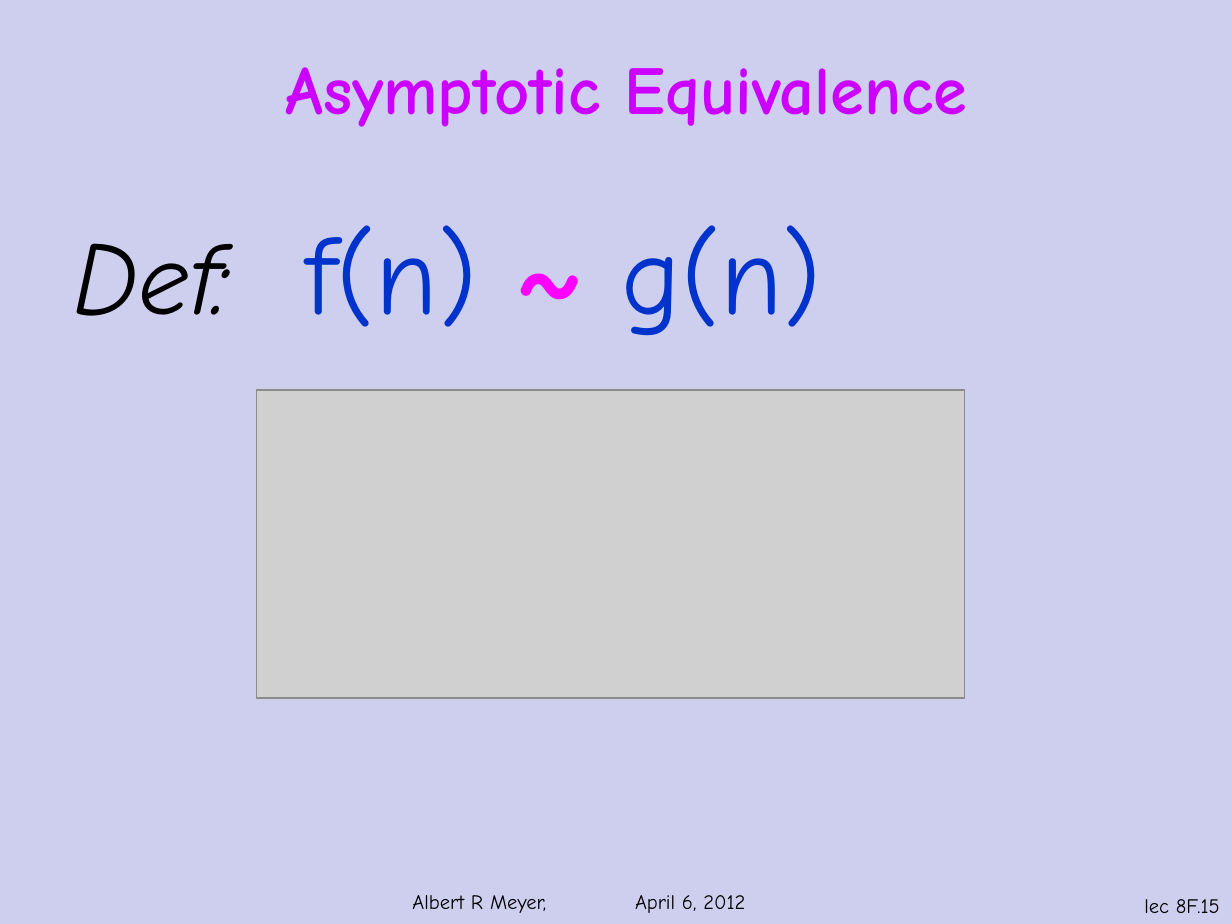
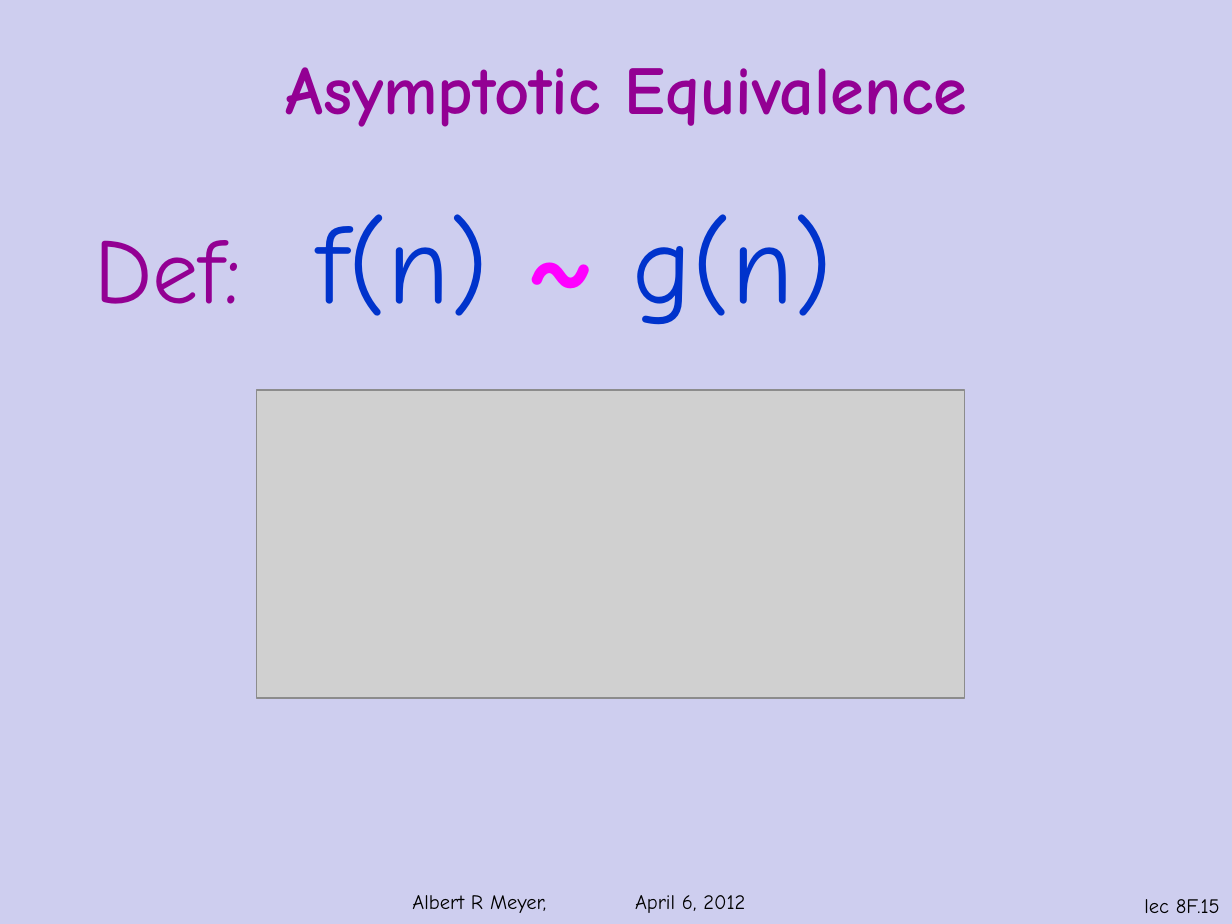
Before and after one commit to armeyer/mcs_web, a slide deck: slide 15 of spring12/slidesS12/integral-estimate.pptx. Drawn at 1232x924 pixels with LibreOffice and Linux fonts; fonts in the diff are those of the drawing; grey boxes stand for pictures; background and template pictures are left out. Boxes give left, top, right and bottom in pixels: in the first picture for what was removed or moved away, otherwise in the second. Text is boxed around its words. In the diff, an @@ line names an element or a change of style, - is before the commit and + after.

```diff
--- a/spring12/slidesS12/integral-estimate.pptx
+++ b/spring12/slidesS12/integral-estimate.pptx
@@ title "Asymptotic Equivalence" at [285,67,968,127]: text colour #CC00FF to #930093 @@
@@ text "Def: f(n) ~ g(n)": place and size @@
-text "Def: f(n) ~ g(n)" at [74,225,821,336]
+text "Def: f(n) ~ g(n)" at [94,214,833,325]
@@ text "Def: f(n) ~ g(n)" at [94,214,833,325]: size 60 to 54 pt, text colour #000000 to #930093, italic off in "Def:" @@
```
Also in this commit, not shown: 2 other slides changed, 1 other file.
